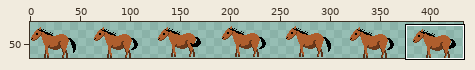
Sprite sheet: assets/pony_idle.png. Above, an overview of the earlier version with the close-up marked.
Close-up. Old version:
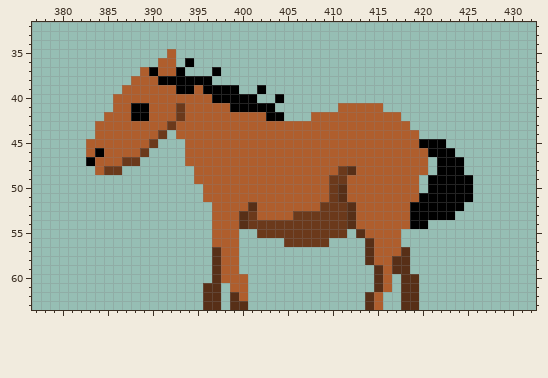
The file is 448x64 pixels. Shown: x 377..432, y 32..63. The wide view leaves out empty margins. The commit also changed other parts of the picture, which this record leaves out.
Now the later version:
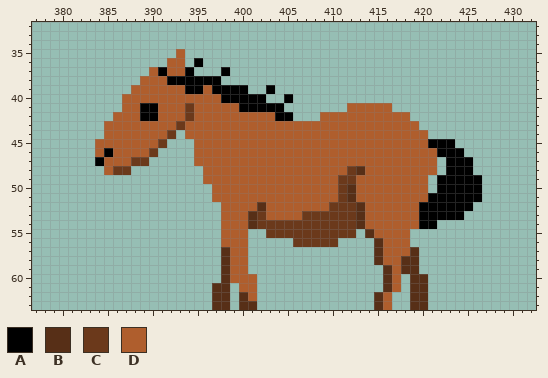
Palette (. is transparent): A #000000  B #572f17  C #6b391b  D #af5e2d
Edits made:
Changed rows in their new state; - is an unchanged pixel.
first column x 383:
35 ---------.D---------------------------------
36 --------.-D.A-------------------------------
37 ------.DA-DA--.A----------------------------
38 -----.--D-----A-----------------------------
39 ----.-----D-AD---A-.A-----------------------
40 ---.----------D----A-.A---------------------
41 ---.-D-A--DC----D----A------.----D----------
42 --.--D-A--DC--------D-A--.---------D--------
43 -.-------DC-------------------------D-------
44 -.------DC.--------------------------D------
45 .------DC--.-------------------------D--A---
46 .DA---DC---.--------------------------D--A--
47 .A--D-C----.--------------------------D.--A-
48 -.D-C-------.---------------DCB-------D.--A-
49 ------------.--------------D-C-------D.----A
50 -------------.-------------DCB-------D.----A
51 -------------.-------------DCB-------D-----A
52 --------------.---DB------D--CB-----D-----A-
53 --------------.--DBC---D-----CB-----D----A--
54 --------------.--DB----------CB-----D-A-----
55 --------------.--D-.---------C.B---D--------
56 --------------.--D----.----C---.B--D--------
57 --------------.B-D-------------.B--DB-------
58 --------------.B-D-------------.B-D-B-------
59 --------------.B-D--------------.BD-B-------
60 --------------.B--D-------------.BD.-B------
61 -------------.-B.-D-------------.BD.-B------
62 -------------.-B.BD------------.BD-.-B------
63 -------------.-B.-B------------.BD-.-B------
